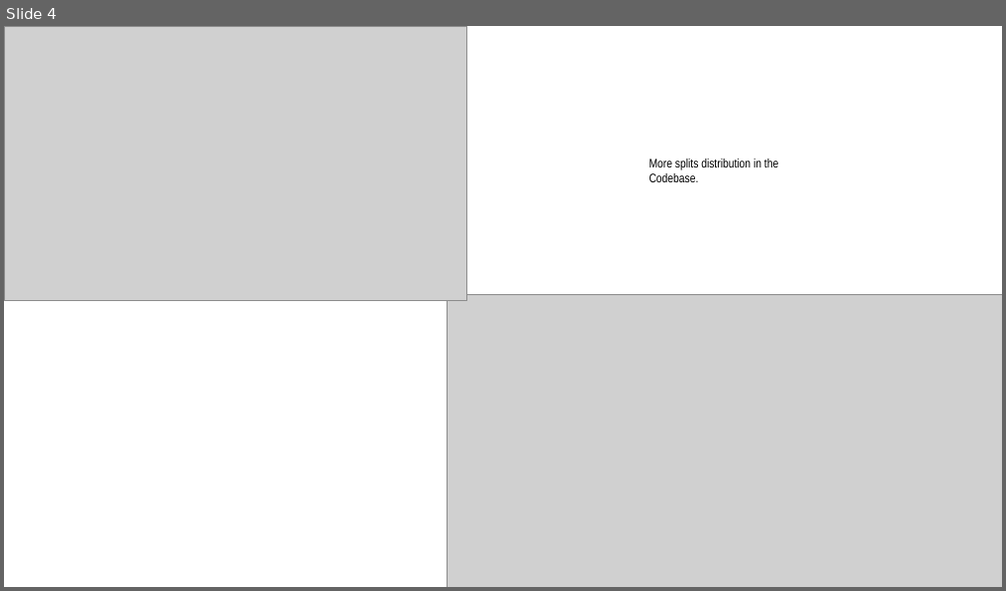
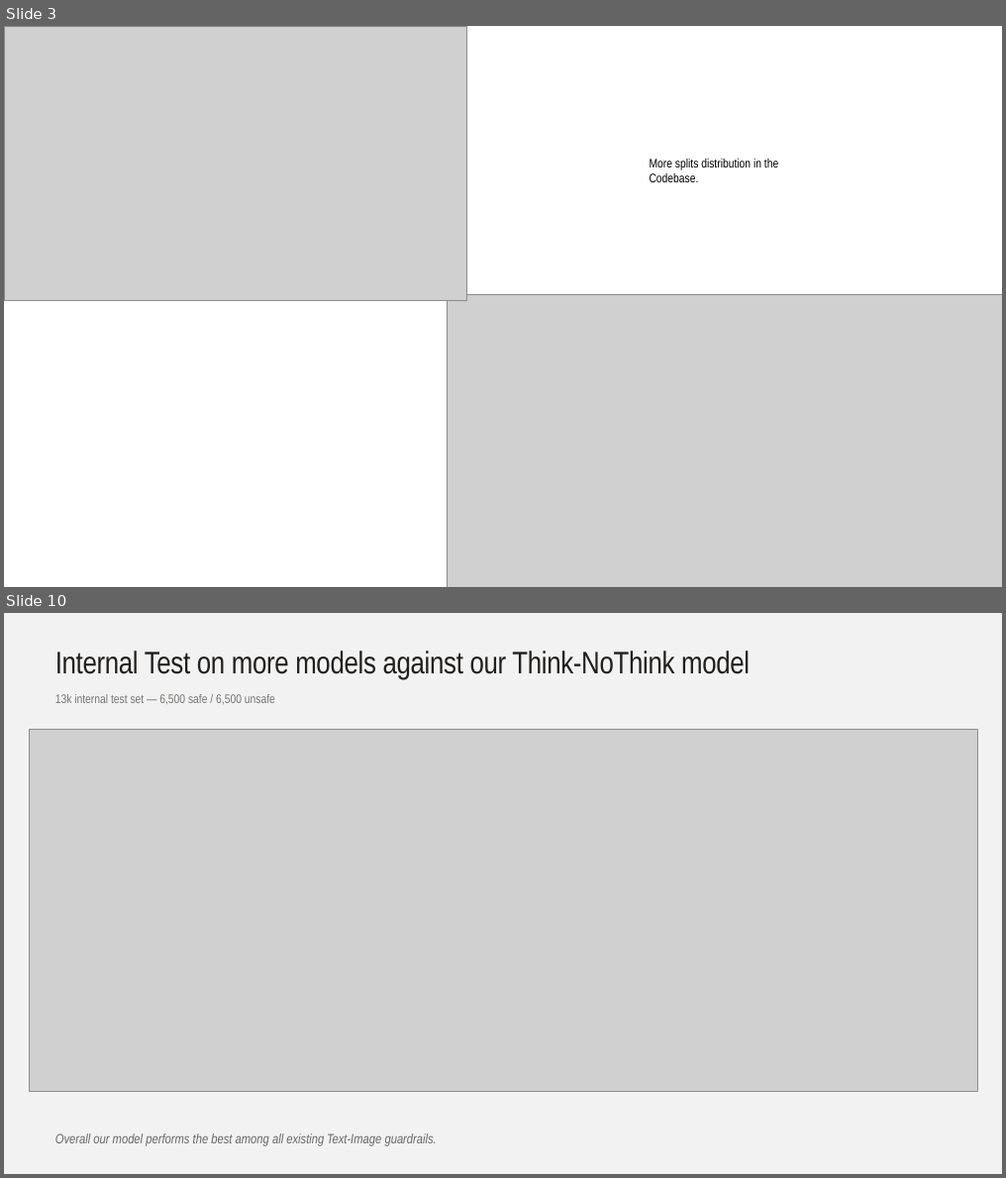
Before and after one commit to kunjcr2/A10-Internship-Progress, a slide deck: week-08/VLMSync7.pptx. Shown one above the other, each under a label of ours: slide 4 before the commit, slides 3 and 10 after it; the slides between them are not shown. The pictures are 1006x591 and 1006x1178 pixels, drawn with LibreOffice and Linux fonts; fonts in the diff are those of the drawing; grey boxes stand for pictures. Boxes give left, top, right and bottom in pixels: in the first picture for what was removed or moved away, otherwise in the second. Text is boxed around its words. In the diff, an @@ line names an element or a change of style, - is before the commit and + after.

```diff
--- a/week-08/VLMSync7.pptx
+++ b/week-08/VLMSync7.pptx
@@ slide 10 added at box(4, 613, 1002, 1174), background #F3F2F2 @@
@@ text added at box(55, 651, 749, 679), 45 pt, text #201F1D @@
+Internal Test on more models against our Think-NoThink model
@@ text added at box(55, 694, 275, 705), 18 pt, text #20201C at 60% opacity @@
+13k internal test set — 6,500 safe / 6,500 unsafe
@@ picture added at box(29, 729, 977, 1091) @@
@@ text added at box(55, 1134, 437, 1147), 19.5 pt, text #201F1D at 65% opacity, italic @@
+Overall our model performs the best among all existing Text-Image guardrails.
@@ what was slide 4 is now slide 3 @@
```
Also in this commit, not shown: 12 slides changed, 2 other slides added, 2 slides removed.
